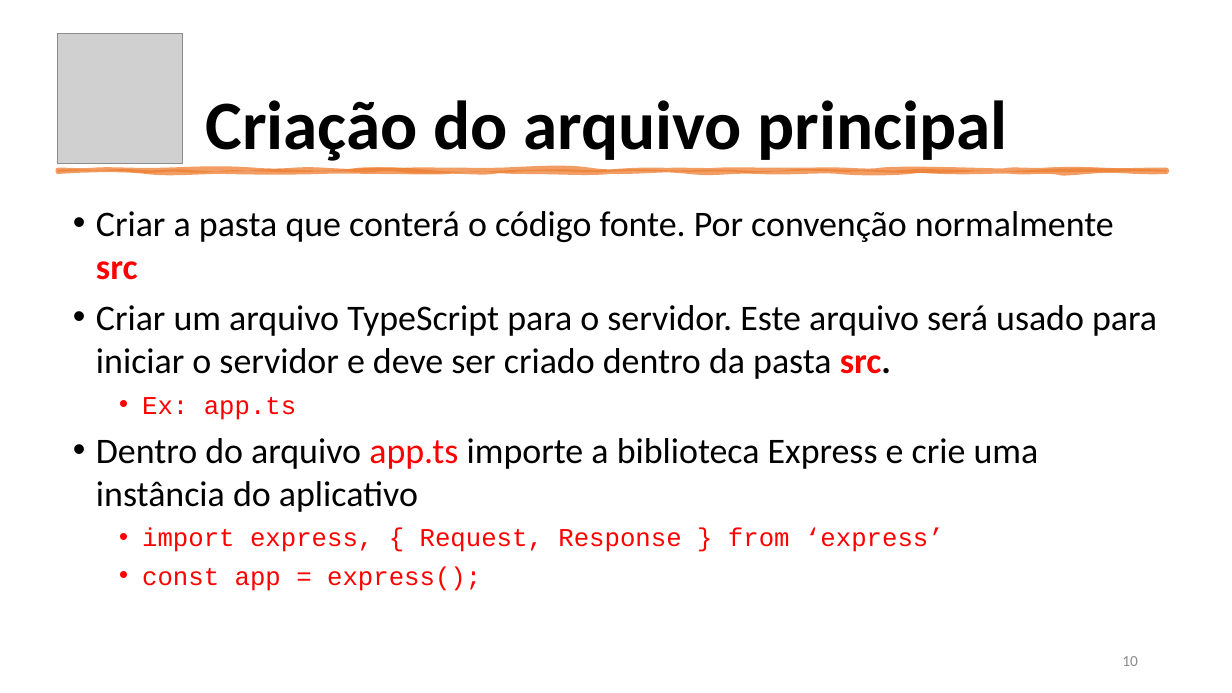
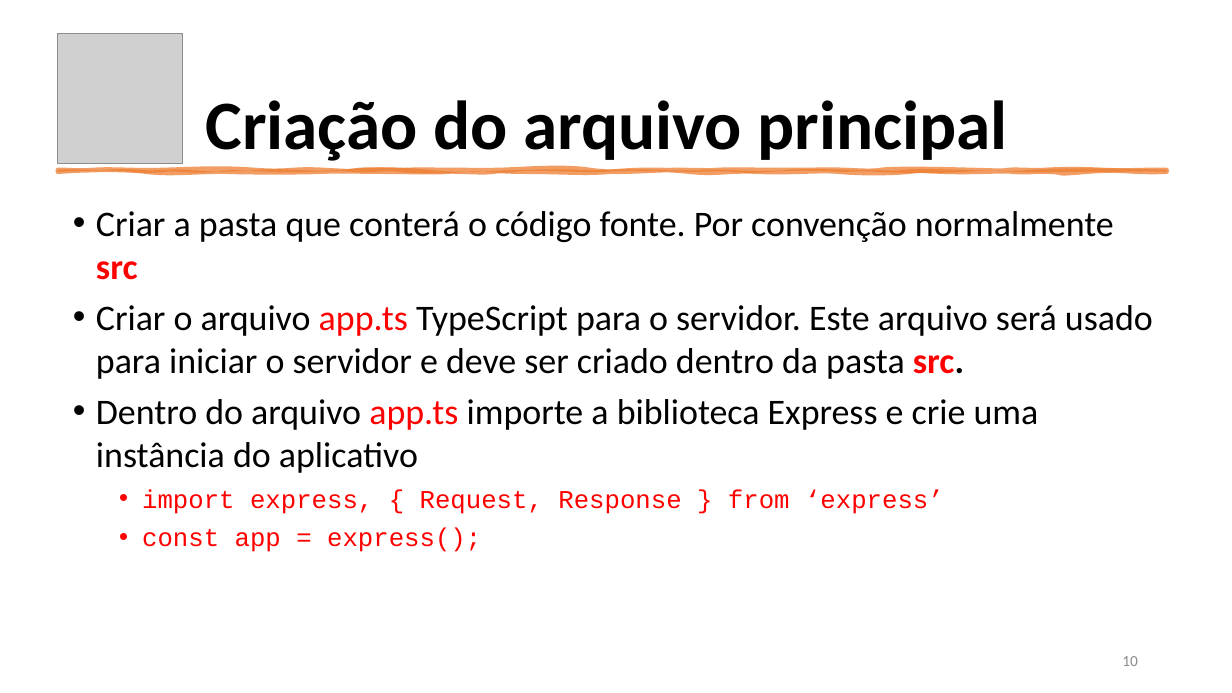
Before and after one commit to aclaytonbr/cursos, a slide deck: slide 10 of API/aulas/parte2/aula9/introducao_express.pptx. Drawn at 1232x693 pixels with LibreOffice and Linux fonts; fonts in the diff are those of the drawing; grey boxes stand for pictures. Boxes give left, top, right and bottom in pixels: in the first picture for what was removed or moved away, otherwise in the second. Text is boxed around its words. In the diff, an @@ line names an element or a change of style, - is before the commit and + after.

```diff
--- a/API/aulas/parte2/aula9/introducao_express.pptx
+++ b/API/aulas/parte2/aula9/introducao_express.pptx
@@ text at [96,305,1153,379]: text changed @@
-• Criar um arquivo TypeScript para o servidor. Este arquivo será usado para iniciar o servidor e deve ser criado dentro da pasta src.
-  • Ex: app.ts
+• Criar o arquivo app.ts TypeScript para o servidor. Este arquivo será usado para iniciar o servidor e deve ser criado dentro da pasta src.
```
Also in this commit, not shown: 1 other slide changed, 18 slides added, 19 other files.
